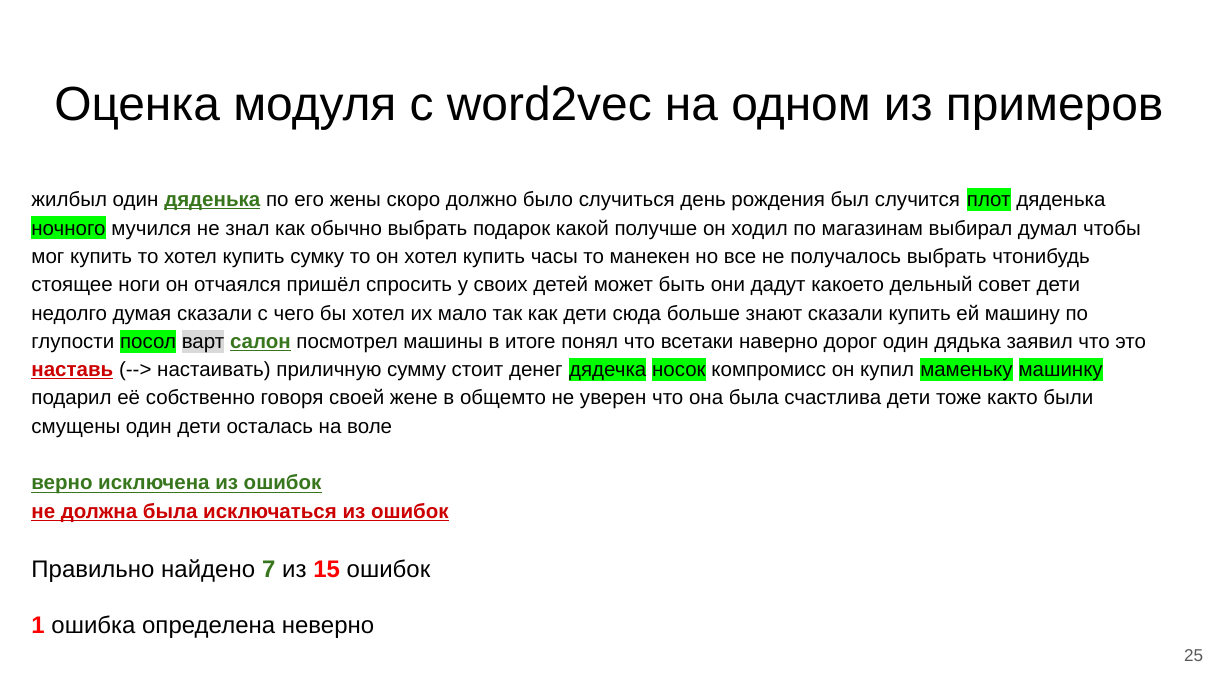
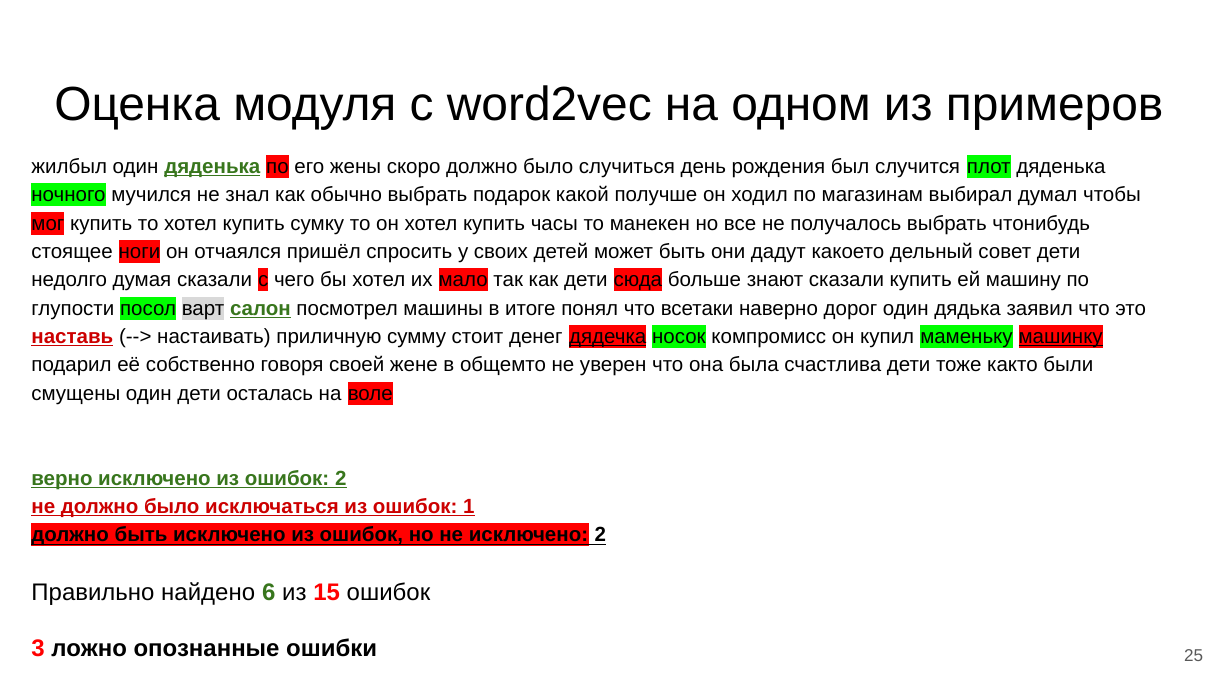
Before and after one commit to smekur/Spoken_Corpora_with_Kaldi, a slide deck: slide 25 of mistakes_search/presentations/Алгоритм автоматического поиска ошибок в транскрибациях_финальный проект.pptx. Drawn at 1232x693 pixels with LibreOffice and Linux fonts; fonts in the diff are those of the drawing. Boxes give left, top, right and bottom in pixels: in the first picture for what was removed or moved away, otherwise in the second. Text is boxed around its words. In the diff, an @@ line names an element or a change of style, - is before the commit and + after.

```diff
--- a/mistakes_search/presentations/Алгоритм автоматического поиска ошибок в транскрибациях_финальный проект.pptx
+++ b/mistakes_search/presentations/Алгоритм автоматического поиска ошибок в транскрибациях_финальный проект.pptx
@@ text "жилбыл один дяденька по его ..." moved from (x1=31, y1=191, x2=1146, y2=638) to (x1=31, y1=158, x2=1146, y2=657) @@
@@ text at (x1=31, y1=158, x2=1146, y2=405): highlight none to #FF0000 in "по мог ноги с мало сюда воле"; highlight #00FF00 to #FF0000, underline on in "дядечка машинку" @@
@@ text at (x1=31, y1=470, x2=606, y2=657): text changed @@
-верно исключена из ошибок
-не должна была исключаться из ошибок
-Правильно найдено 7 из 15 ошибок
-1 ошибка определена неверно
+верно исключено из ошибок: 2
+не должно было исключаться из ошибок: 1
+должно быть исключено из ошибок, но не исключено: 2
+Правильно найдено 6 из 15 ошибок
+3 ложно опознанные ошибки
```
Also in this commit, not shown: 3 other slides changed, 3 slides added, 5 other files.
